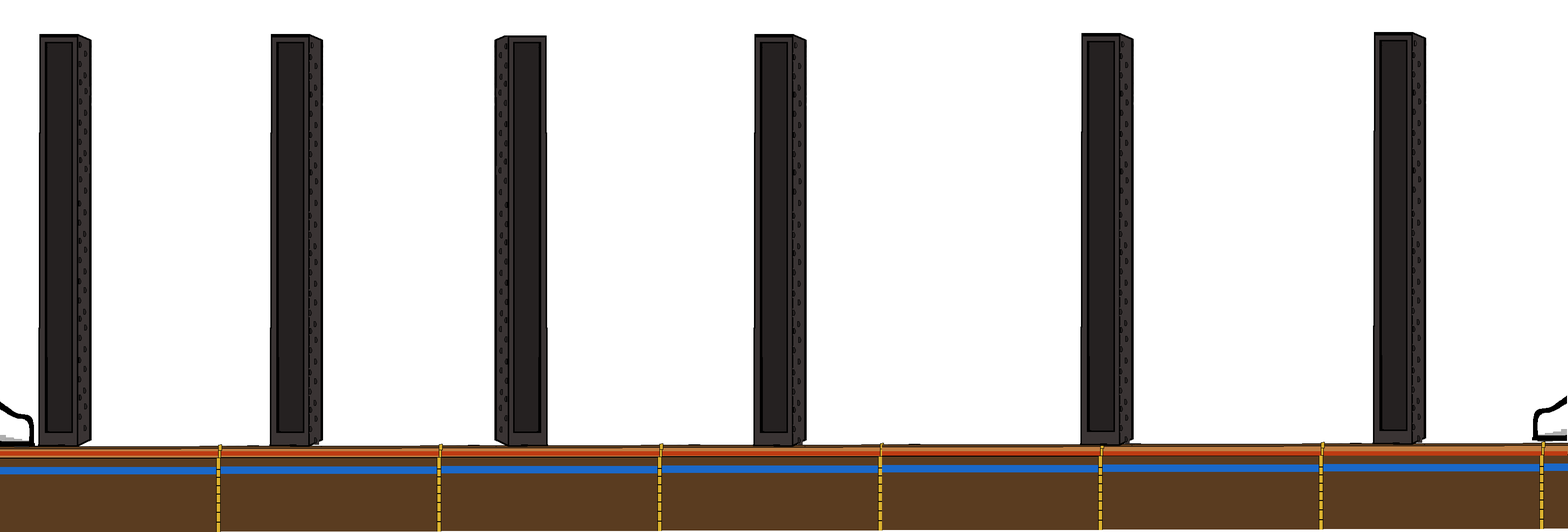
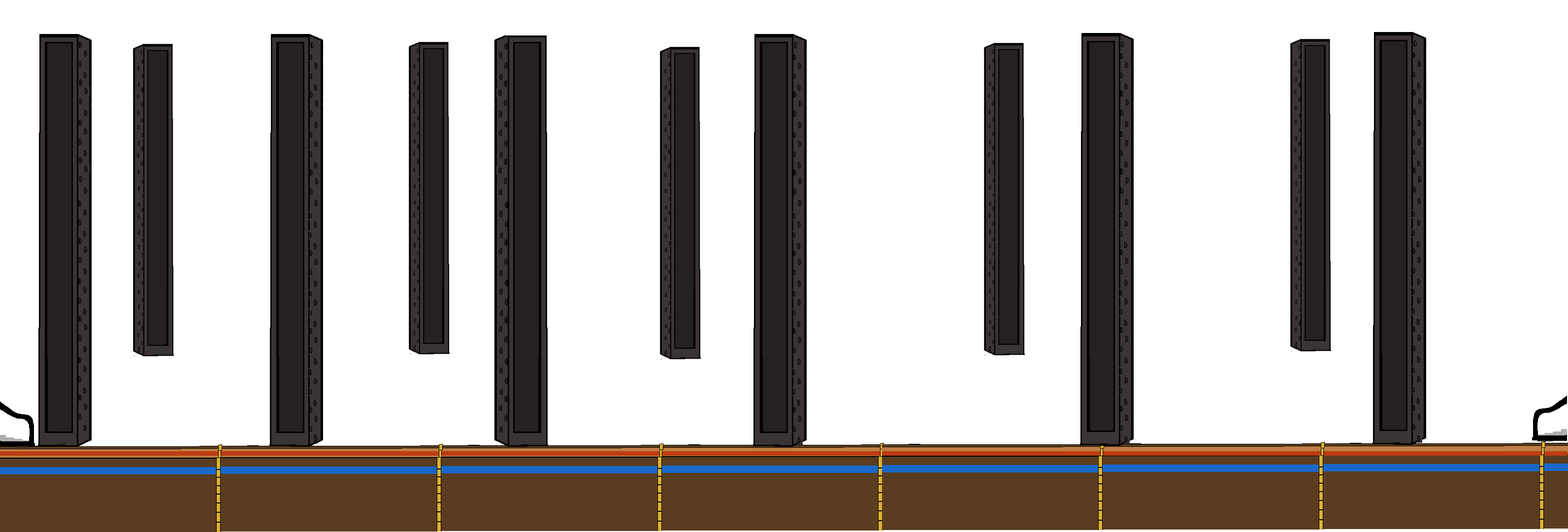
Comparing the layer stacks of the two w=1568, h=532 images. Changes:
painted on "SubwayBackground #1" over [309, 405, 322, 445]
added group "backgroundPost copy #3" with 1 layers above "backgroundPost copy #2" over [1289, 38, 1332, 352]
added layer "backgroundPost #5" in group "backgroundPost copy #3" over [1289, 38, 1332, 352]
added group "backgroundPost copy #2" with 1 layers above "backgroundPost copy #1" over [983, 42, 1025, 356]
added layer "backgroundPost #4" in group "backgroundPost copy #2" over [983, 42, 1025, 356]
added group "backgroundPost copy #1" with 1 layers above "backgroundPost copy" over [659, 46, 701, 360]
added layer "backgroundPost #3" in group "backgroundPost copy #1" over [659, 46, 701, 360]
added group "backgroundPost copy" with 1 layers above "backgroundPost" over [408, 41, 450, 355]
added layer "backgroundPost #2" in group "backgroundPost copy" over [408, 41, 450, 355]
added group "backgroundPost" with 1 layers above "subwayForeground" over [132, 43, 174, 357]
added layer "backgroundPost #1" in group "backgroundPost" over [132, 43, 174, 357]
